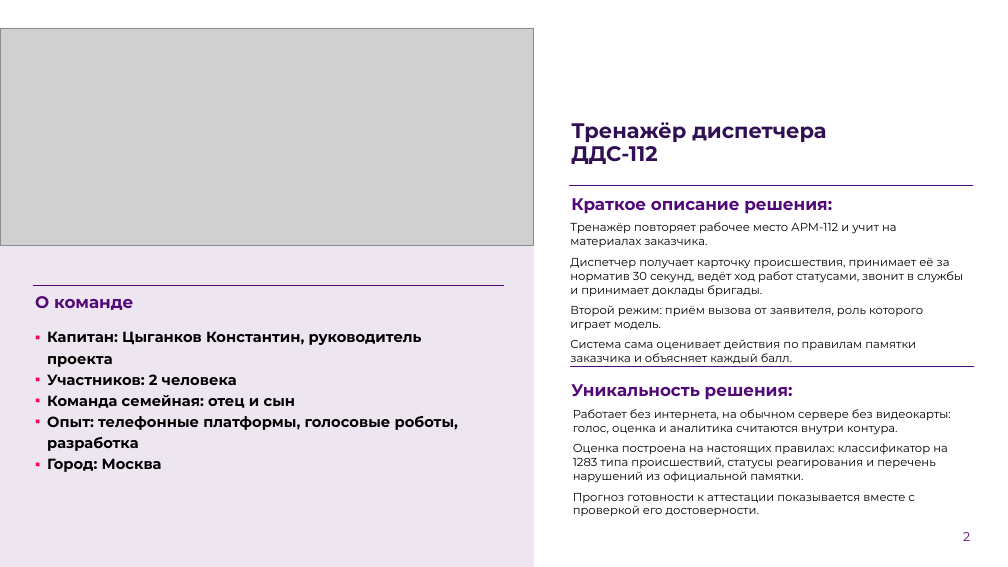
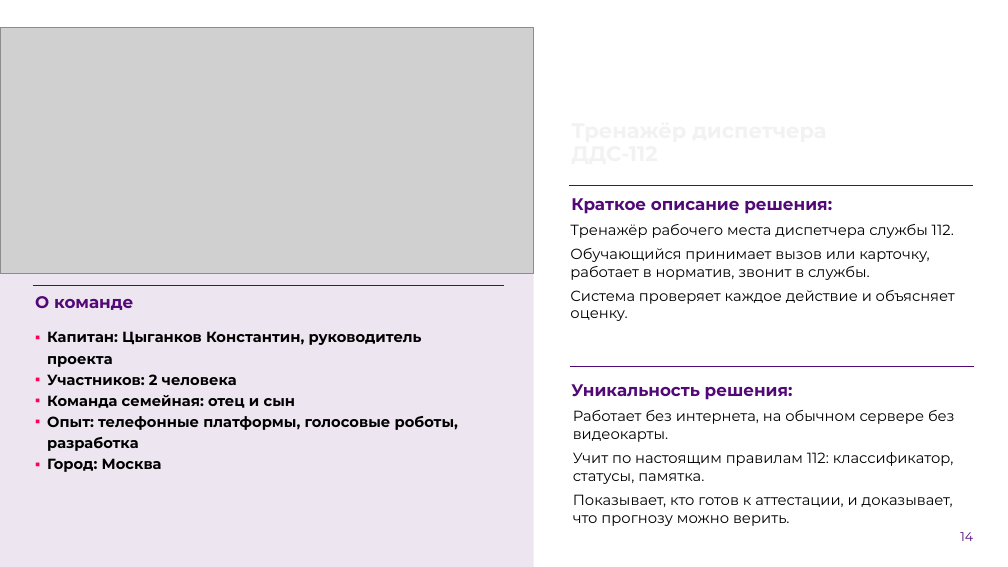
Before and after one commit to Vadik145-beep/lct-112-simulator, a slide deck: slide 14 of docs/presentation/ЛЦТ2026_Ультратех_задача9.pptx (slide 2 before the commit). Drawn at 1008x567 pixels with LibreOffice and Linux fonts; fonts in the diff are those of the drawing; grey boxes stand for pictures; background and template pictures are left out. Boxes give left, top, right and bottom in pixels: in the first picture for what was removed or moved away, otherwise in the second. Text is boxed around its words. In the diff, an @@ line names an element or a change of style, - is before the commit and + after.

```diff
--- a/docs/presentation/ЛЦТ2026_Ультратех_задача9.pptx
+++ b/docs/presentation/ЛЦТ2026_Ультратех_задача9.pptx
@@ picture: place and size @@
-picture at [0,28,534,246]
+picture at [0,28,534,274]
@@ title "Тренажёр диспетчера ДДС-112" at [570,224,865,463]: text colour #310F53 to #F2F2F2 @@
@@ text at [570,224,955,321]: text changed; size 11 to 14 pt @@
-Тренажёр повторяет рабочее место АРМ-112 и учит на материалах заказчика.
-Диспетчер получает карточку происшествия, принимает её за норматив 30 секунд, ведёт ход работ статусами, звонит в службы и принимает доклады бригады.
-Второй режим: приём вызова от заявителя, роль которого играет модель.
-Система сама оценивает действия по правилам памятки заказчика и объясняет каждый балл.
+Тренажёр рабочего места диспетчера службы 112.
+Обучающийся принимает вызов или карточку, работает в норматив, звонит в службы.
+Система проверяет каждое действие и объясняет оценку.
@@ text at [573,410,954,526]: text changed; size 11 to 14 pt @@
-Работает без интернета, на обычном сервере без видеокарты: голос, оценка и аналитика считаются внутри контура.
-Оценка построена на настоящих правилах: классификатор на 1283 типа происшествий, статусы реагирования и перечень нарушений из официальной памятки.
-Прогноз готовности к аттестации показывается вместе с проверкой его достоверности.
+Работает без интернета, на обычном сервере без видеокарты.
+Учит по настоящим правилам 112: классификатор, статусы, памятка.
+Показывает, кто готов к аттестации, и доказывает, что прогнозу можно верить.
@@ page number at [960,532,973,541]: text changed @@
-2
+14
```
Also in this commit, not shown: 11 other slides changed, 5 slides added, 1 other file.
